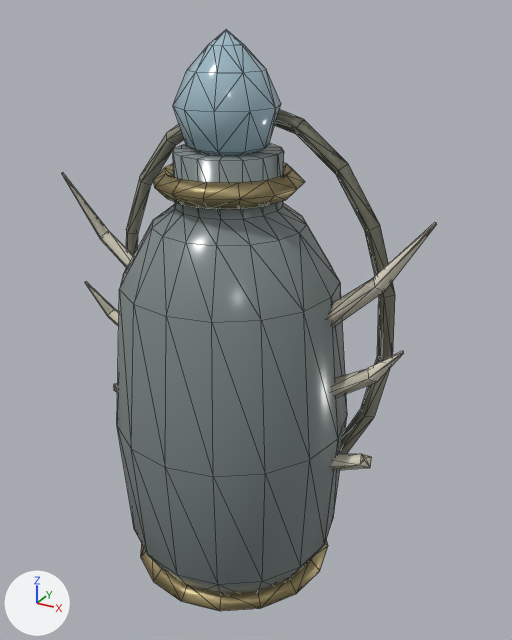
The OBJ model assets/models/items/vial_of_second_breath.obj as it was, and as the next commit left it.
The view is the same before and after, from a 50 mm lens placed at (1.196, -1.987, 1.137), pointed at (0.077, 0.047, 0.12). The axes (+X, +Y, +Z) are drawn at lower left. The lights are the same throughout. The older version comes first. Mesh edges are drawn as thin lines. Where no turn or scale is listed for an object, it has been applied to the vertices. Vertices at exactly the same position are counted once.

Names of what the first picture shows: 'vial_of_second_breath'.
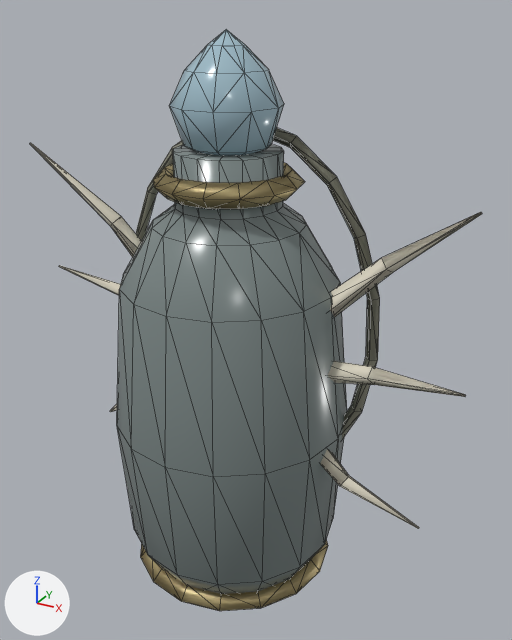
Diff of the bpy script that builds the scene:
```diff
--- a/assets/models/items/vial_of_second_breath.obj.py
+++ b/assets/models/items/vial_of_second_breath.obj.py
@@ me_vial_of_second_breath @@
 # used by ob_vial_of_second_breath; location = (0.0, 0.0, 0.0)
-me_vial_of_second_breath.from_pydata(...)  # 464 vertices, 1116 faces; spans x -0.7..0.7, y -0.43..0.43, z -0.9..1.08
+me_vial_of_second_breath.from_pydata(...)  # 464 vertices, 1116 faces; spans x -0.82..0.86, y -0.43..0.43, z -0.9..1.08
+# me_vial_of_second_breath part 1
+# 7 vertices are removed from x -0.56..0.56, y -0.03..0.01, z -0.3..0.38
+# 100 faces are deleted
+# 4 vertices in x -0.7, y -0.03, z 0.58 move by (-0.08, -0.06, 0.11)
+# 4 vertices in x -0.64, y -0.03, z 0.16 move by (-0.18, 0.05, 0.02)
+# 4 vertices in x -0.54, y -0.03, z -0.27 move by (-0.18, 0.16, -0.26)
+# 4 vertices in x 0.7, y -0.03, z 0.58 move by (0.11, 0.06, 0.03)
+# 4 vertices in x 0.64, y -0.03, z 0.16 move by (0.22, -0.09, -0.05)
+# 3 vertices in x 0.12..0.17, y 0.0, z 0.74..0.96 move by (0.01, 0.0, 0.0)
+# 132 vertices move from x -0.57..0.56, y -0.16..0.16, z -0.54..0.96 to x -0.55..0.75, y -0.17..0.17, z -0.5..0.96
+# 7 vertices are added at x -0.5..0.75, y -0.13..0.0, z -0.48..0.44
+# 100 new faces join them, mat_bone (pale yellow #e0dac7)
 me_vial_of_second_breath.materials.append(mat_crystal)
```

Location of each change, (x1, y1, x2, y2) in pixels of the pictures (512 x 640 px; the box of a moved part takes in the faces that stretch with it):
'vial_of_second_breath', reshaped (20% wider): before (61, 29, 437, 611); after (30, 29, 482, 611)
part 1 of me_vial_of_second_breath, moved or reshaped: before (61, 45, 437, 471); after (30, 45, 482, 529)
